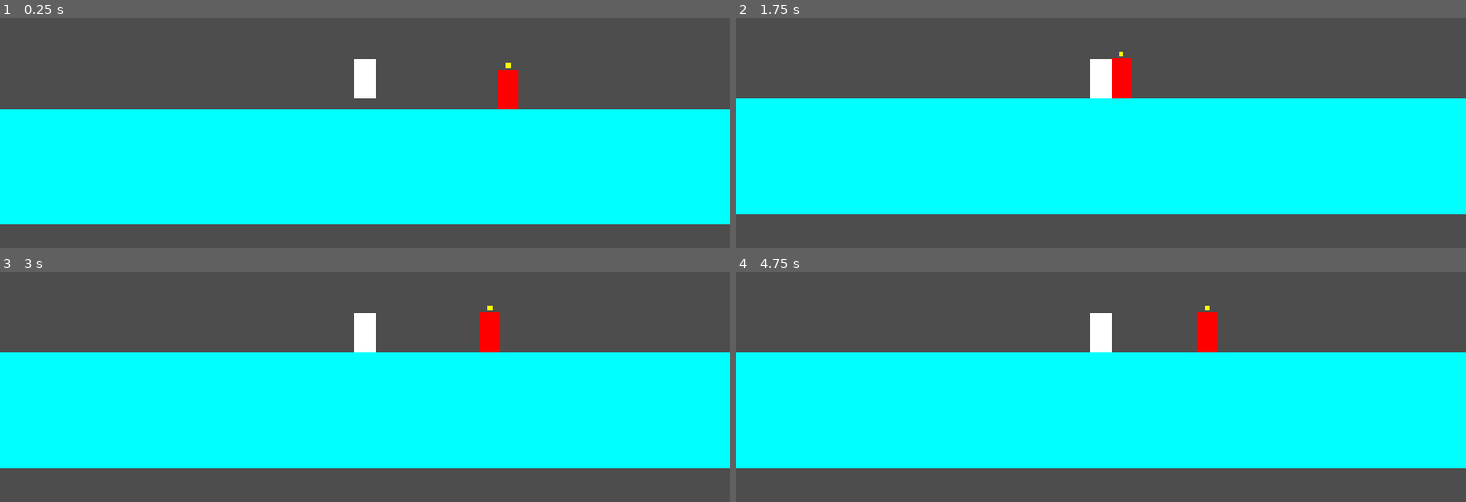
Above: before the commit, frames 1-4 (two rows, left to right).
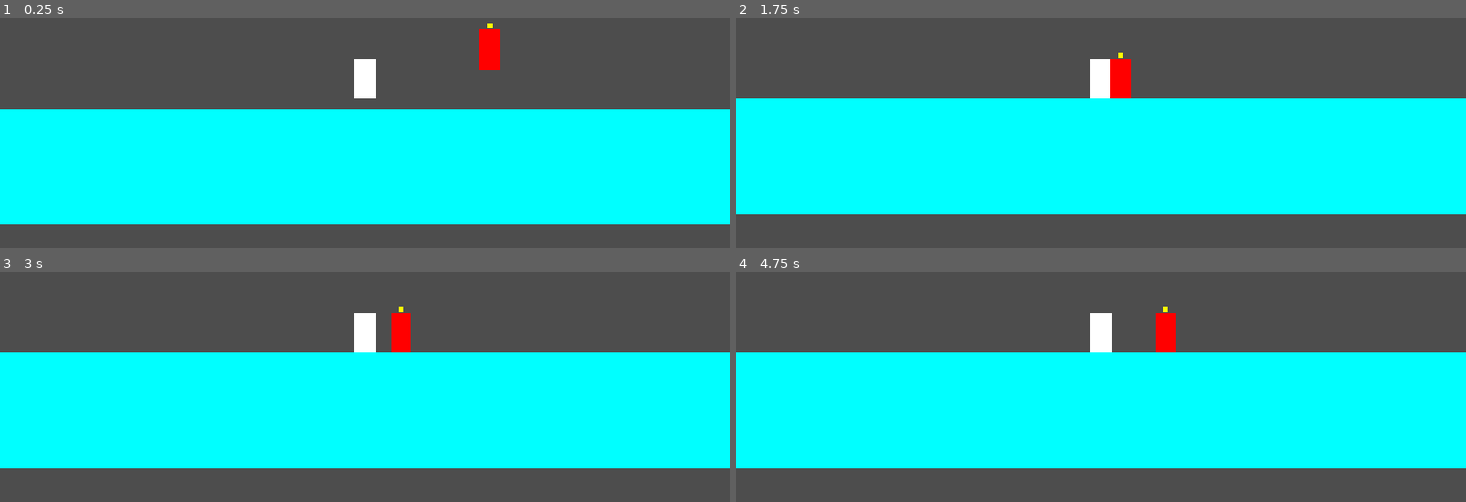
Above: after the commit, the same moments.

Repository: MananSharma12/spin-to-sin
Game: Godot game, scene res://scenes/combat_arena_base.tscn
The game is run twice, just before and just after one commit, with the same random seed, the same clock (stepped at 60 frames per second) and the same inputs.
Inputs (mouse positions are in pixels of both pictures, inside the frame that each line leads up to):
- Up to frame 1 (0.25 s): no input
- Up to frame 2 (1.75 s): move the mouse to (1261, 77) at 0.52 s; press the mouse at (1261, 77) at 0.53 s; hold D (move_right) from 0.53 s (still down); move the mouse to (955, 119) at 1.27 s; release the mouse at (955, 119) at 1.28 s; click (955, 119) at 1.35 s
- Up to frame 3 (3 s): move the mouse to (outside the picture) at 2.02 s; release D (move_right) at 2.03 s; press the mouse at (outside the picture) at 2.03 s; hold A (move_left) 2.03-2.78 s; move the mouse to (328, 435) at 2.77 s; release the mouse at (328, 435) at 2.78 s; hold D (move_right) from 2.78 s (still down); click (328, 435) at 2.85 s
- Up to frame 4 (4.75 s): move the mouse to (1320, 414) at 3.52 s; press the mouse at (1320, 414) at 3.53 s; move the mouse to (882, 292) at 4.27 s; release D (move_right) at 4.28 s; release the mouse at (882, 292) at 4.28 s; hold A (move_left) from 4.28 s (still down); click (882, 292) at 4.35 s

The runs differ from the first frame. In frame 1, 1.0% of the frame differs, in the area x 65-71%, y 2-40%; in frame 2, less than 0.1%; in frame 3, 1.0%; in frame 4, 1.0%.

Commit message:
feat: enemy AI

Diff:
--- a/core/global.gd
+++ b/core/global.gd
@@ -3,4 +3,4 @@
 var player_health: float = 100.0
 var combo_points: int = 0
 var current_wave: int = 1
-var is_god_mode: bool = true
+var is_god_mode: bool = false
--- /dev/null
+++ b/entities/enemy/enemy_base.gd
@@ -0,0 +1,32 @@
+extends CharacterBody2D
+
+@export var speed: float = 150.0
+
+@onready var counter_indicator: ColorRect = $ColorRect2
+
+var player: CharacterBody2D = null
+
+func _ready() -> void:
+	# Initial attempt to locate the player
+	find_player_target()
+
+func _physics_process(delta: float) -> void:
+	if not is_on_floor():
+		velocity += get_gravity() * delta
+
+	# Dynamic Fallback: If player is missing, keep hunting for the group node
+	if not player or not is_instance_valid(player):
+		find_player_target()
+		velocity.x = move_toward(velocity.x, 0, speed)
+		move_and_slide()
+		return # Stop executing further tracking tracking logic this frame
+
+	# Horizontal Target Tracking AI
+	var direction_to_target = sign(player.global_position.x - global_position.x)
+	velocity.x = direction_to_target * speed
+
+	# Execute physics movement
+	move_and_slide()
+
+func find_player_target() -> void:
+	player = get_tree().get_first_node_in_group("player") as CharacterBody2D
--- a/entities/enemy/enemy_base.tscn
+++ b/entities/enemy/enemy_base.tscn
@@ -1,5 +1,6 @@
 [gd_scene format=3 uid="uid://slp0f36hxter"]
 
+[ext_resource type="Script" uid="uid://bo6ld0pkgc1vq" path="res://entities/enemy/enemy_base.gd" id="1_i451i"]
 [ext_resource type="PackedScene" uid="uid://b66i0jofx0i72" path="res://components/health_component.tscn" id="1_x2vhn"]
 [ext_resource type="PackedScene" uid="uid://cuncl3glhx3u5" path="res://components/hitbox_component.tscn" id="2_i451i"]
 
@@ -12,6 +13,7 @@
 height = 64.0
 
 [node name="EnemyBase" type="CharacterBody2D" unique_id=1972734964]
+script = ExtResource("1_i451i")
 
 [node name="ColorRect" type="ColorRect" parent="." unique_id=1279667936]
 offset_left = -16.0
--- a/entities/player/player.tscn
+++ b/entities/player/player.tscn
@@ -11,7 +11,7 @@
 [sub_resource type="RectangleShape2D" id="RectangleShape2D_4vj27"]
 size = Vector2(10, 7)
 
-[node name="Player" type="CharacterBody2D" unique_id=1660210266]
+[node name="Player" type="CharacterBody2D" unique_id=1660210266 groups=["player"]]
 script = ExtResource("1_symyc")
 
 [node name="ColorRect" type="ColorRect" parent="." unique_id=1273591004]
--- a/project.godot
+++ b/project.godot
@@ -27,6 +27,10 @@
 [editor]
 
 version_control/autoload_on_startup=true
+
+[global_group]
+
+player=""
 
 [input]
 
--- a/scenes/combat_arena_base.tscn
+++ b/scenes/combat_arena_base.tscn
@@ -13,9 +13,6 @@
 size = Vector2(115, 1401)
 
 [node name="CombatArenaBase" type="Node2D" unique_id=349221680]
-
-[node name="EnemyBase" parent="." unique_id=1972734964 instance=ExtResource("2_8ifb5")]
-position = Vector2(70, 0)
 
 [node name="Player" parent="." unique_id=1660210266 instance=ExtResource("1_8on37")]
 position = Vector2(-156, -45)
@@ -45,3 +42,6 @@
 [node name="CollisionShape2D" type="CollisionShape2D" parent="RightWall" unique_id=1362044480]
 position = Vector2(1566.5, -554.5)
 shape = SubResource("RectangleShape2D_5pgbi")
+
+[node name="EnemyBase" parent="." unique_id=1972734964 instance=ExtResource("2_8ifb5")]
+position = Vector2(78, -91)
Not shown, added: entities/enemy/enemy_base.gd.uid
